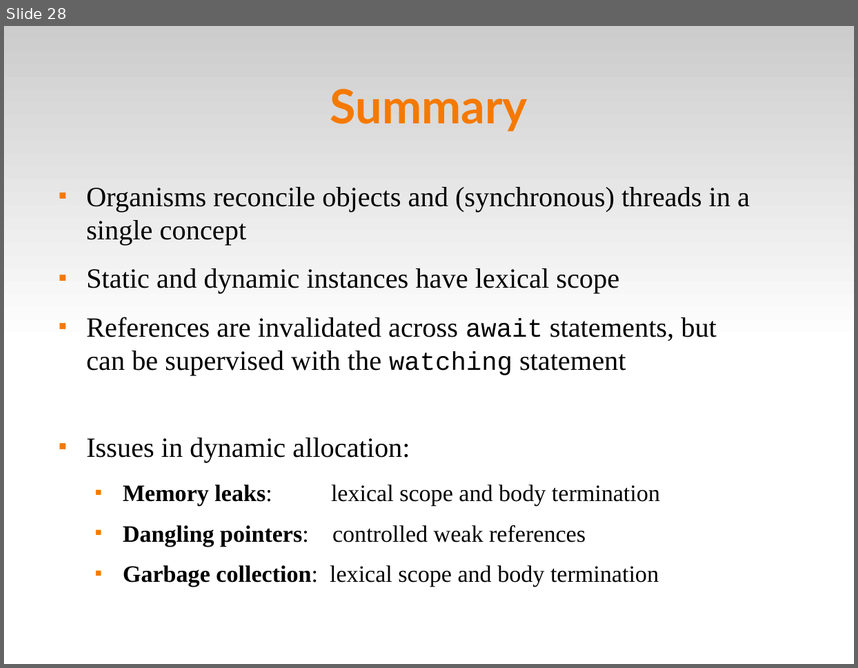
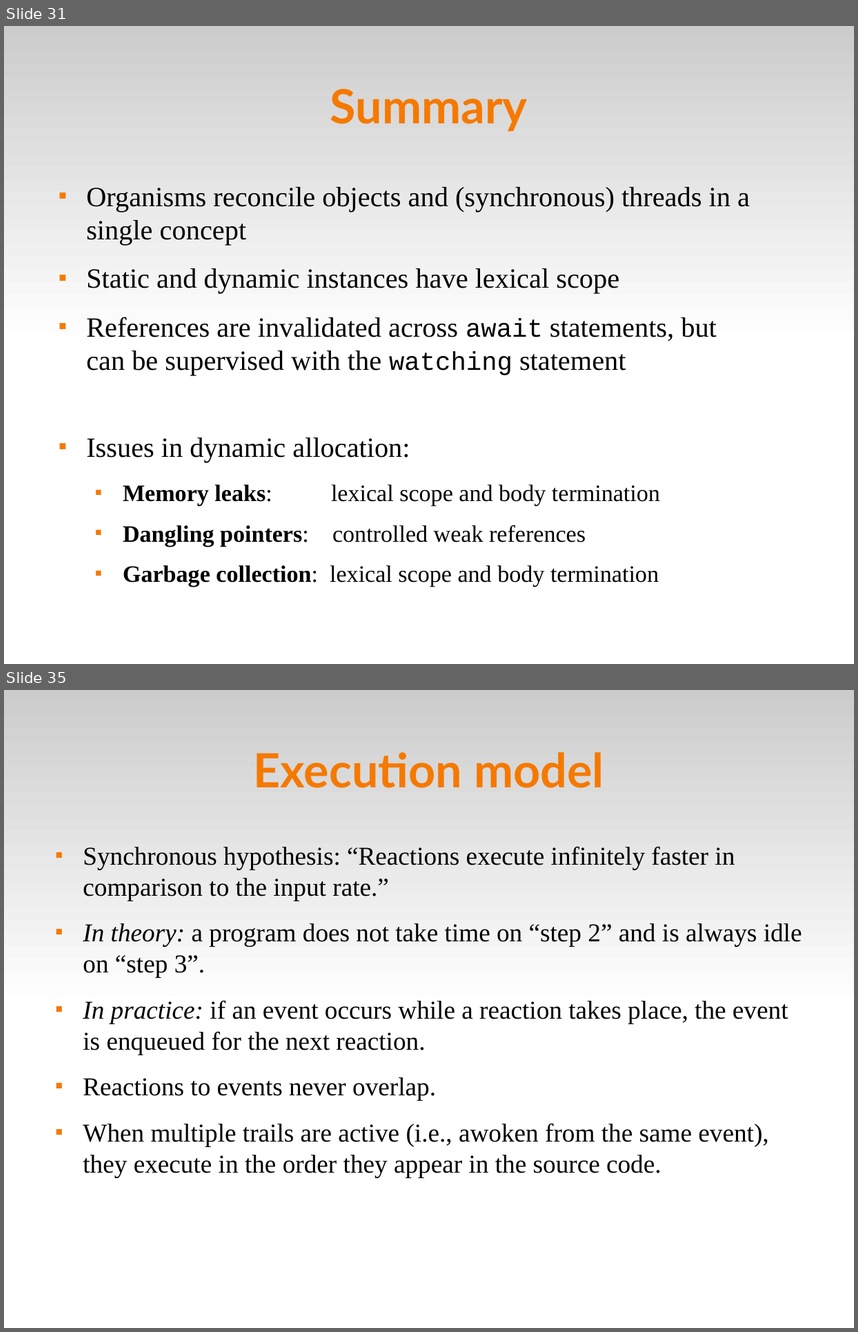
Before and after one commit to fsantanna-no/ceu-docs, a slide deck: ceu_stl.odp. Shown one above the other, each under a label of ours: slide 28 before the commit, slides 31 and 35 after it; the slides between them are not shown. The pictures are 858x668 and 858x1332 pixels, drawn with LibreOffice and Linux fonts; fonts in the diff are those of the drawing. Boxes give left, top, right and bottom in pixels: in the first picture for what was removed or moved away, otherwise in the second. Text is boxed around its words. In the diff, an @@ line names an element or a change of style, - is before the commit and + after.

```diff
--- a/ceu_stl.odp
+++ b/ceu_stl.odp
@@ slide 35 added at [4,690,854,1328], background #FFFFFF; not listed: 1 template element that a slide beside it also shows @@
@@ title added at [254,752,604,788], 44 pt, text #F57900, bold @@
+Execution model
@@ text added at [83,846,802,1177], 24 pt, text #000000 @@
+■ Synchronous hypothesis: “Reactions execute infinitely faster in comparison to the input rate.”
+■ In theory: a program does not take time on “step 2” and is always idle on “step 3”.
+■ In practice: if an event occurs while a reaction takes place, the event is enqueued for the next reaction.
+■ Reactions to events never overlap.
+■ When multiple trails are active (i.e., awoken from the same event), they execute in the order they appear in the source code.
@@ what was slide 28 is now slide 31 @@
```
Also in this commit, not shown: 5 slides changed, 15 other slides added, 3 slides removed, 6 other files.
